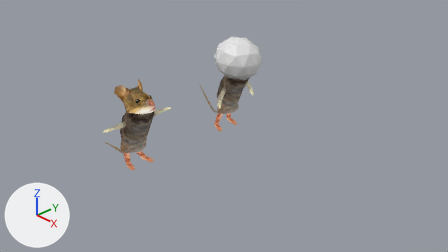
The Blender file blender/mouse.blend: old version first, new version second.
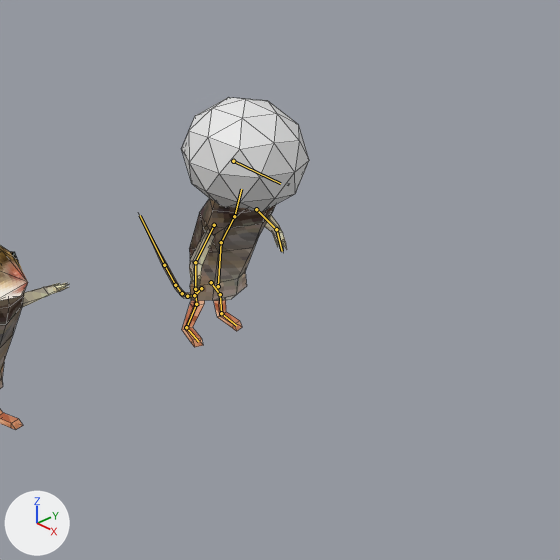
Each version appears first from the file's camera 'Camera', and next in a close-up on the part from 32% to 80% of the width and 0% to 84% of the height. The axes (+X, +Y, +Z) are drawn at lower left. The lights are the same throughout. Both versions are drawn at frame 29 of the action 'Walk'; the numbers are the values there. The bones that bend it are drawn over the model as lines in the close-ups. The close-ups show mesh edges as thin lines.
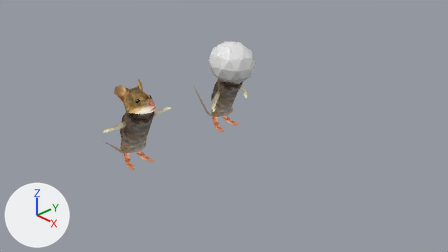
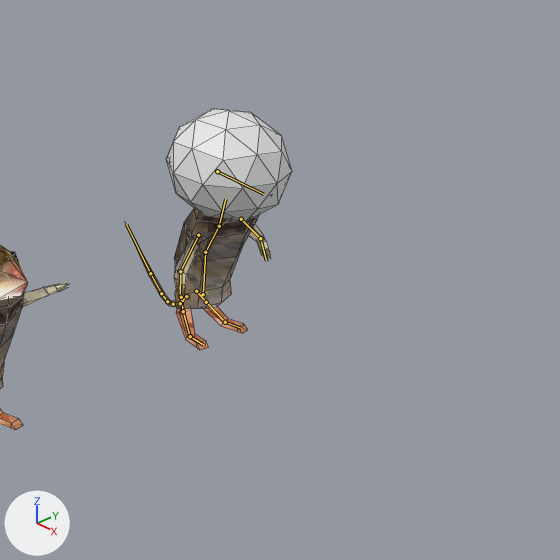
The change, as JSON lines over the scene's bpy script:
```json
{"block": "bone_bone", "where": "bone_bone = bpy.data.objects['Armature'].pose.bones['Bone']"}
{"op": "set", "path": "bone_bone.location", "old": "(0.28, 0.25, 0.0)", "new": "(0.0, 0.0, 0.0)"}
{"block": "bone_bone_013", "where": "bone_bone_013 = bpy.data.objects['Armature'].pose.bones['Bone.013']  # child of 'Bone'"}
{"op": "set", "path": "bone_bone_013.rotation_quaternion", "old": "(0.997, -0.017, 0.024, -0.064)", "new": "(1.0, 0.0, 0.0, 0.0)", "note": "degrees (-2, 3, -7) -> degrees (0, 0, 0)"}
{"block": "bone_bone_014", "where": "bone_bone_014 = bpy.data.objects['Armature'].pose.bones['Bone.014']  # child of 'Bone.013'"}
{"op": "set", "path": "bone_bone_014.rotation_quaternion", "old": "(0.901, -0.123, 0.128, -0.397)", "new": "(1.0, 0.0, 0.0, 0.0)", "note": "degrees (-19, 8, -49) -> degrees (0, 0, 0)"}
{"block": "bone_bone_015", "where": "bone_bone_015 = bpy.data.objects['Armature'].pose.bones['Bone.015']  # child of 'Bone.014'"}
{"op": "set", "path": "bone_bone_015.rotation_quaternion", "old": "(0.941, 0.099, -0.038, 0.32)", "new": "(1.0, 0.0, 0.0, 0.0)", "note": "degrees (9, -8, 37) -> degrees (0, 0, 0)"}
{"block": "bone_bone_008", "where": "bone_bone_008 = bpy.data.objects['Armature'].pose.bones['Bone.008']  # child of 'Bone'"}
{"op": "set", "path": "bone_bone_008.rotation_quaternion", "old": "(0.997, -0.017, -0.024, -0.064)", "new": "(1.0, 0.0, 0.0, 0.0)", "note": "degrees (-2, -3, -7) -> degrees (0, 0, 0)"}
{"block": "bone_bone_009", "where": "bone_bone_009 = bpy.data.objects['Armature'].pose.bones['Bone.009']  # child of 'Bone.008'"}
{"op": "set", "path": "bone_bone_009.rotation_quaternion", "old": "(0.901, -0.123, -0.128, -0.397)", "new": "(1.0, 0.0, 0.0, 0.0)", "note": "degrees (-7, -19, -46) -> degrees (0, 0, 0)"}
{"block": "bone_bone_010", "where": "bone_bone_010 = bpy.data.objects['Armature'].pose.bones['Bone.010']  # child of 'Bone.009'"}
{"op": "set", "path": "bone_bone_010.rotation_quaternion", "old": "(0.941, 0.099, 0.038, 0.32)", "new": "(1.0, 0.0, 0.0, 0.0)", "note": "degrees (12, 0, 38) -> degrees (0, 0, 0)"}
```

Changed parts and their boxes [x1, y1, x2, y2] in the close-ups (560 x 560 px):
```json
{"object": "Icosphere", "change": "posed", "before": [182, 97, 309, 212], "after": [166, 109, 292, 222]}
{"object": "Cube.004", "change": "posed", "before": [139, 198, 287, 347], "after": [125, 208, 271, 350]}
{"bone": "Bone", "before": "(218, 286) to (221, 242)", "after": "(203, 294) to (205, 252)"}
{"bone": "Bone.013", "before": "(211, 282) to (220, 294)", "after": "(196, 291) to (206, 302)"}
{"bone": "Bone.014", "before": "(220, 294) to (221, 313)", "after": "(206, 302) to (225, 322)"}
{"bone": "Bone.015", "before": "(221, 313) to (236, 325)", "after": "(225, 322) to (241, 328)"}
{"bone": "Bone.008", "before": "(195, 289) to (196, 304)", "after": "(181, 297) to (183, 311)"}
{"bone": "Bone.009", "before": "(196, 304) to (186, 327)", "after": "(183, 311) to (190, 336)"}
{"bone": "Bone.010", "before": "(186, 327) to (198, 341)", "after": "(190, 336) to (203, 344)"}
```
